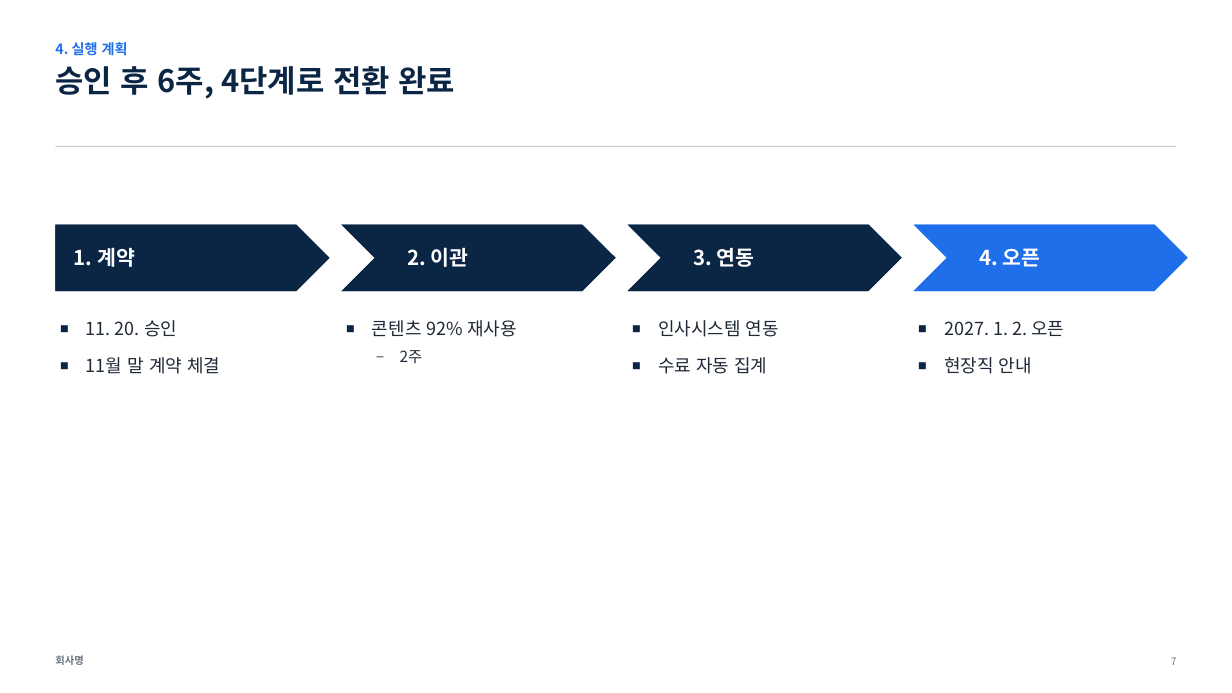
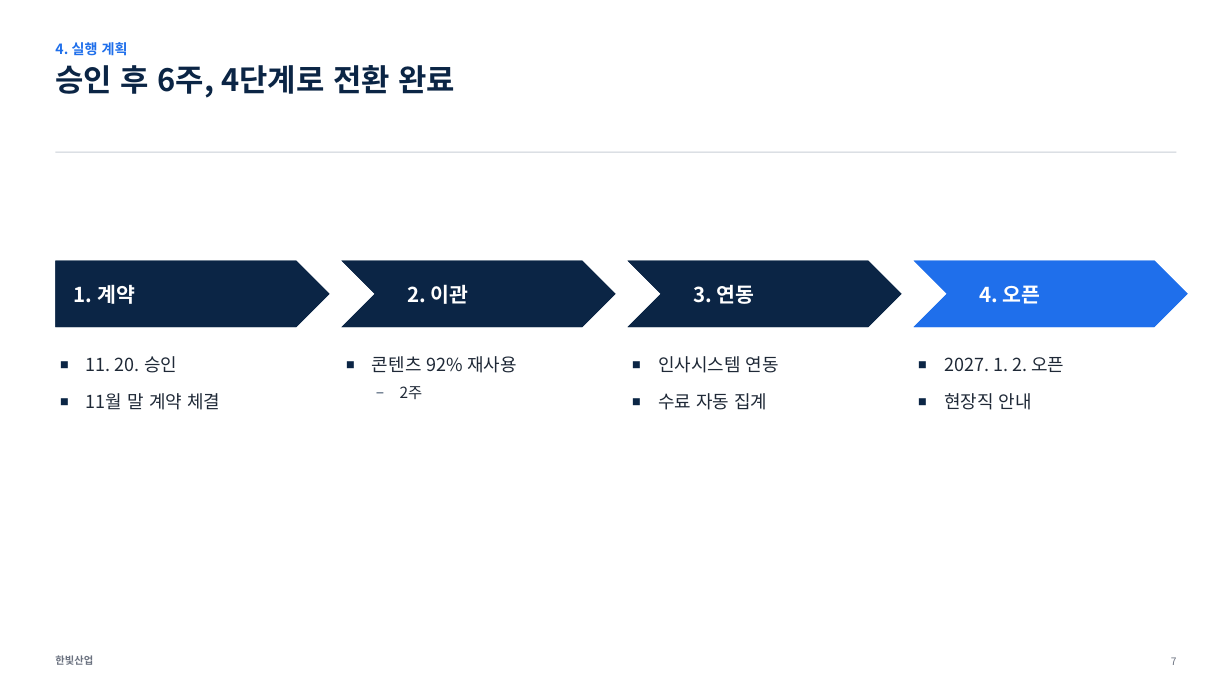
Before and after one commit to jch2100/document, a slide deck: slide 7 of examples/01-exec-report/result.pptx. Drawn at 1232x693 pixels with LibreOffice and Linux fonts; fonts in the diff are those of the drawing. Boxes give left, top, right and bottom in pixels: in the first picture for what was removed or moved away, otherwise in the second. Text is boxed around its words. In the diff, an @@ line names an element or a change of style, - is before the commit and + after.

```diff
--- a/examples/01-exec-report/result.pptx
+++ b/examples/01-exec-report/result.pptx
@@ rectangle: place and size @@
-rectangle at <box>55,146,1177,147</box>
+rectangle at <box>55,152,1177,152</box>
@@ 8 texts: place and size @@
-8 texts at <box>55,225,1189,374</box>
+8 texts at <box>55,261,1189,410</box>
@@ text at <box>55,655,93,665</box>: text changed @@
-회사명
+한빛산업
```
Also in this commit, not shown: 6 other slides changed, 43 other files.
